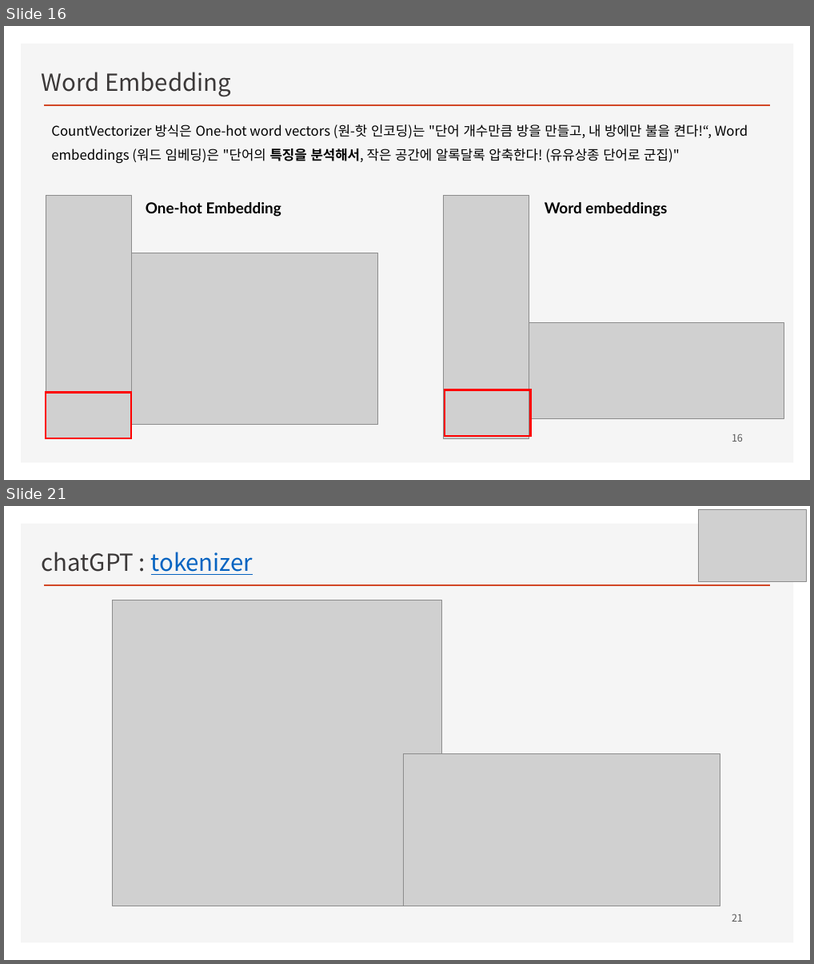
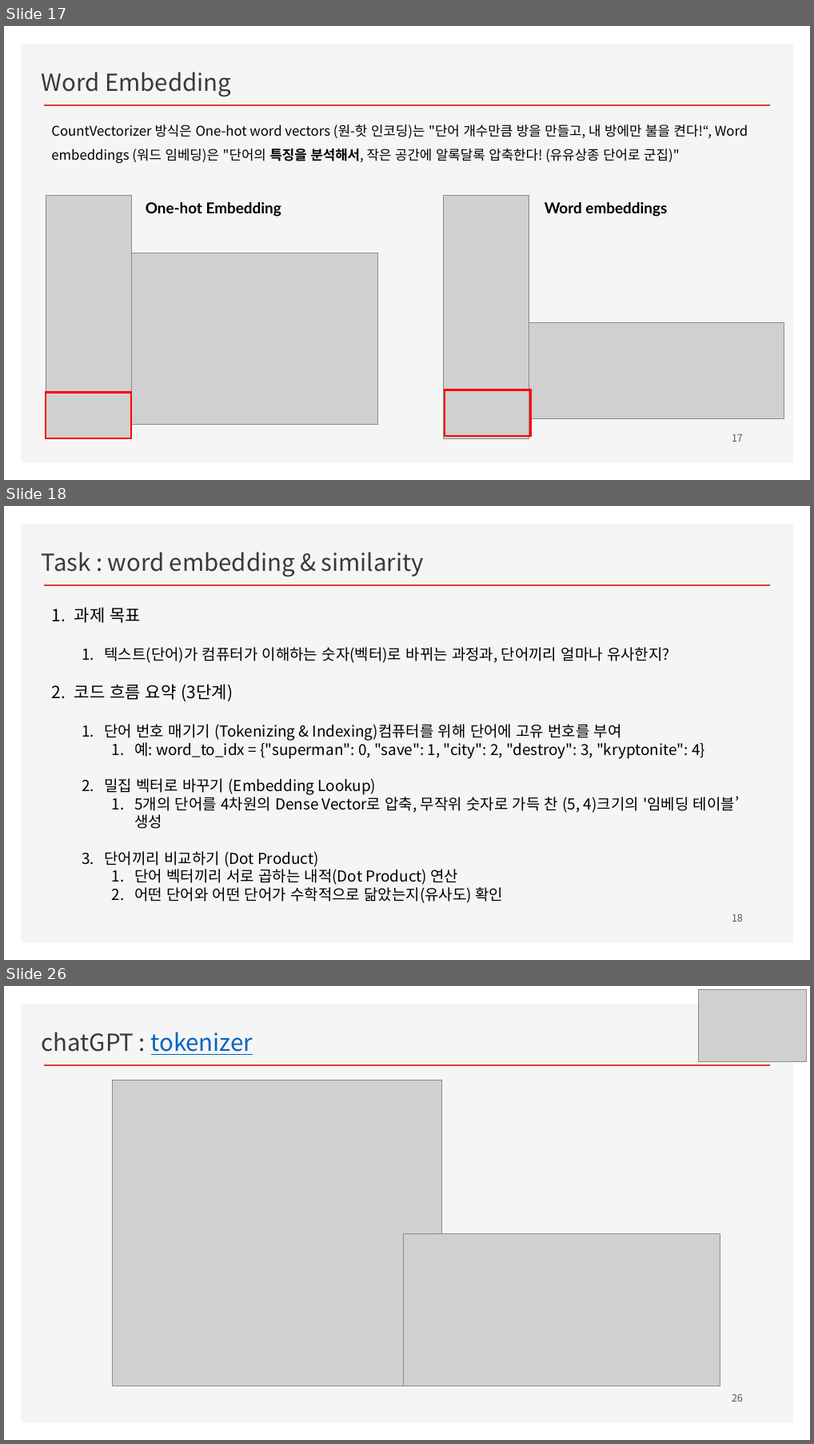
Before and after one commit to ancestor9/mathematics-for-machine-learning, a slide deck: Linear_Algebra/w8_Recommendation System.pptx. Shown one above the other, each under a label of ours: slides 16 and 21 before the commit, slides 17, 18 and 26 after it; the slides between them are not shown. The pictures are 814x964 and 814x1444 pixels, drawn with LibreOffice and Linux fonts; fonts in the diff are those of the drawing; grey boxes stand for pictures; background and template pictures are left out. Boxes give left, top, right and bottom in pixels: in the first picture for what was removed or moved away, otherwise in the second. Text is boxed around its words. In the diff, an @@ line names an element or a change of style, - is before the commit and + after.

```diff
--- a/Linear_Algebra/w8_Recommendation System.pptx
+++ b/Linear_Algebra/w8_Recommendation System.pptx
@@ slide 18 added at [4,506,810,960], background #FFFFFF; not listed: 2 template elements that a slide beside it also shows @@
@@ text added at [42,552,424,577], 28 pt, text #3B3838 @@
+Task : word embedding & similarity
@@ text added at [74,607,739,903], 18 pt, text #000000 @@
+1. 과제 목표
+  1. 텍스트(단어)가 컴퓨터가 이해하는 숫자(벡터)로 바뀌는 과정과, 단어끼리 얼마나 유사한지?
+2. 코드 흐름 요약 (3단계)
+  1. 단어 번호 매기기 (Tokenizing & Indexing)컴퓨터를 위해 단어에 고유 번호를 부여
+    1. 예: word_to_idx = {"superman": 0, "save": 1, "city": 2, "destroy": 3, "kryptonite": 4}
+  2. 밀집 벡터로 바꾸기 (Embedding Lookup)
+    1. 5개의 단어를 4차원의 Dense Vector로 압축, 무작위 숫자로 가득 찬 (5, 4)크기의 '임베딩 테이블’ 생성
+  3. 단어끼리 비교하기 (Dot Product)
+    1. 단어 벡터끼리 서로 곱하는 내적(Dot Product) 연산
+    2. 어떤 단어와 어떤 단어가 수학적으로 닮았는지(유사도) 확인
@@ page number added at [732,913,743,921], 12 pt, text #595959 @@
+18
@@ what was slide 16 is now slide 17 @@
@@ page number at [732,434,743,441]: text changed @@
-16
+17
@@ what was slide 21 is now slide 26 @@
@@ page number at [732,1393,743,1401]: text changed @@
-21
+26
```
Also in this commit, not shown: 8 slides changed, 7 other slides added, 3 slides removed.
